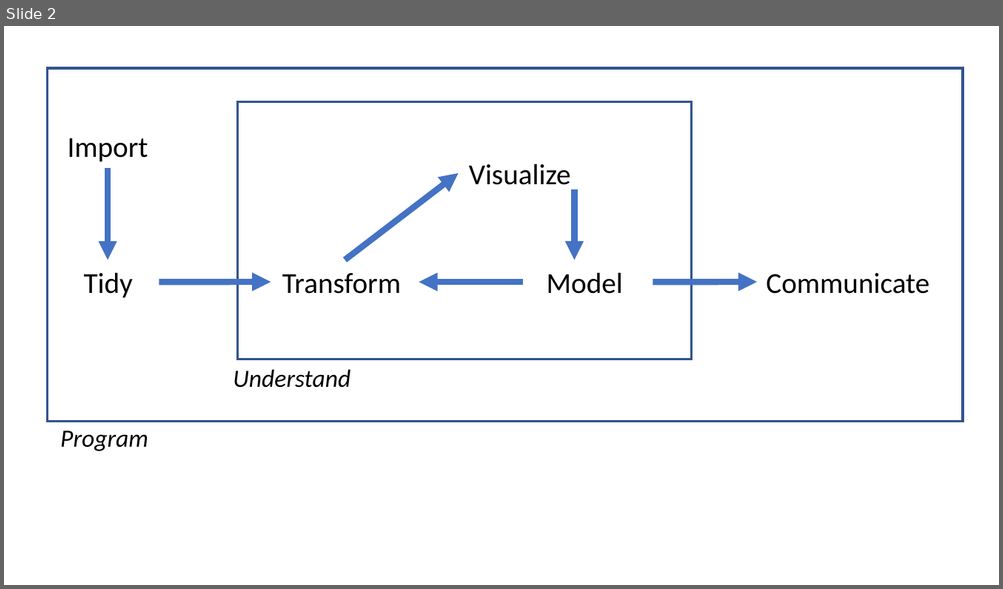
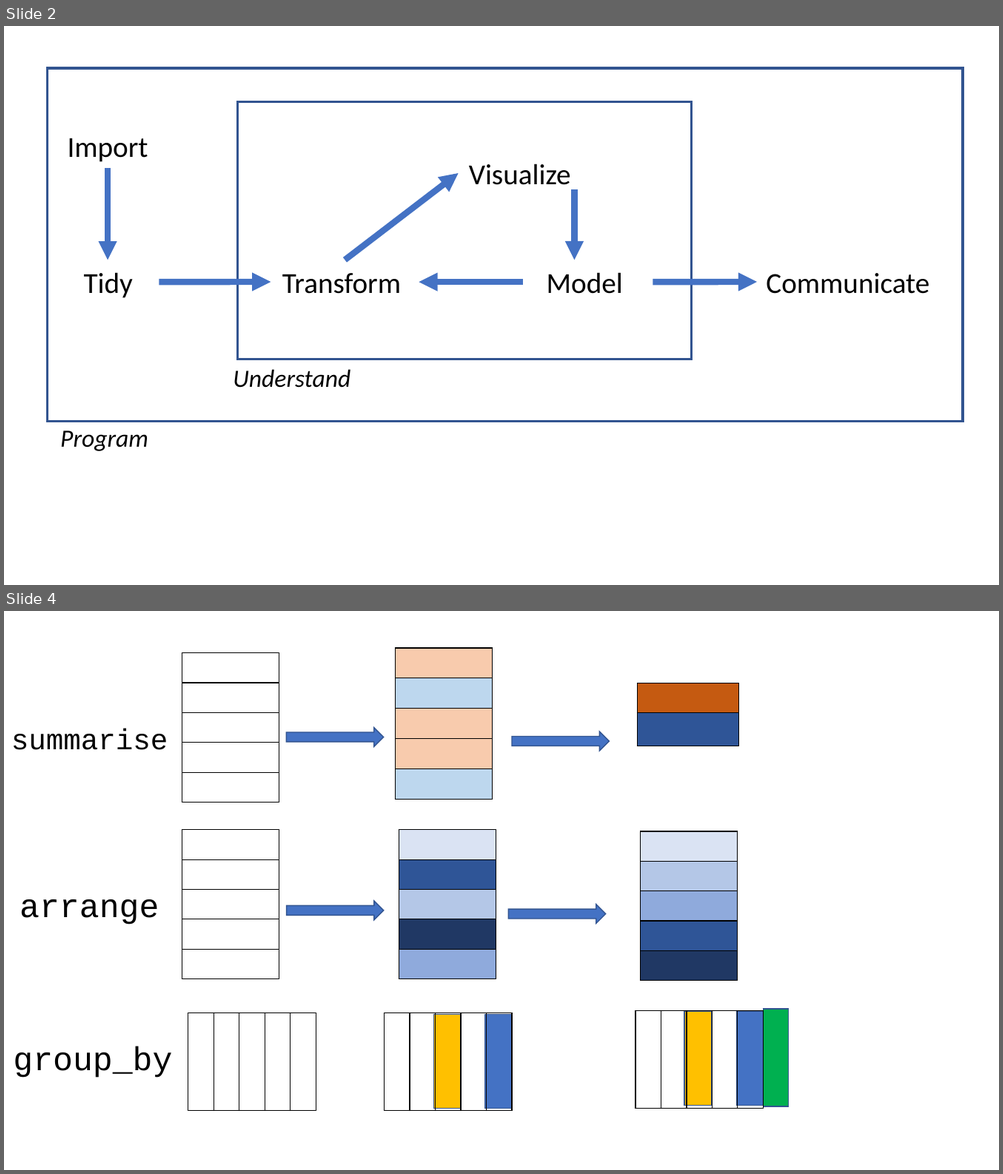
Before and after one commit to pridiltal/r4economists, a slide deck: fig/Presentation1.pptx. Shown one above the other, each under a label of ours: slide 2 before the commit, slides 2 and 4 after it; the slides between them are not shown. The pictures are 1003x589 and 1003x1174 pixels, drawn with LibreOffice and Linux fonts; fonts in the diff are those of the drawing. Boxes give left, top, right and bottom in pixels: in the first picture for what was removed or moved away, otherwise in the second. Text is boxed around its words. In the diff, an @@ line names an element or a change of style, - is before the commit and + after.

```diff
--- a/fig/Presentation1.pptx
+++ b/fig/Presentation1.pptx
@@ slide 4 added at (x1=4, y1=611, x2=999, y2=1170), background #FFFFFF @@
@@ table added at (x1=182, y1=652, x2=279, y2=802), 5 rows, 1 columns @@
+
+
+
+
+
@@ table added at (x1=395, y1=648, x2=492, y2=797), 5 rows, 1 columns @@
+
+
+
+
+
@@ table added at (x1=637, y1=684, x2=739, y2=746), 2 rows, 1 columns @@
+
+
@@ text added at (x1=11, y1=729, x2=168, y2=750), 28 pt, text #000000 @@
+summarise
@@ right arrow added at (x1=286, y1=727, x2=383, y2=747), fill #4472C4, outline #325491 1 pt @@
@@ right arrow added at (x1=512, y1=732, x2=609, y2=752), fill #4472C4, outline #325491 1 pt @@
@@ table added at (x1=182, y1=829, x2=279, y2=979), 5 rows, 1 columns @@
+
+
+
+
+
@@ table added at (x1=398, y1=829, x2=495, y2=979), 5 rows, 1 columns @@
+
+
+
+
+
@@ table added at (x1=640, y1=832, x2=737, y2=981), 5 rows, 1 columns @@
+
+
+
+
+
@@ text added at (x1=20, y1=900, x2=159, y2=925), 32 pt, text #000000 @@
+arrange
@@ right arrow added at (x1=287, y1=901, x2=384, y2=920), fill #4472C4, outline #325491 1 pt @@
@@ right arrow added at (x1=509, y1=904, x2=606, y2=923), fill #4472C4, outline #325491 1 pt @@
@@ rectangle added at (x1=762, y1=1009, x2=788, y2=1107), fill #00B050, outline #325491 1 pt @@
@@ table added at (x1=188, y1=1013, x2=315, y2=1111), 1 rows, 5 columns @@
+ |  |  |  | 
@@ table added at (x1=384, y1=1013, x2=511, y2=1111), 1 rows, 5 columns @@
+ |  |  |  | 
@@ rectangle added at (x1=434, y1=1014, x2=461, y2=1109), fill #FFC000, outline #325491 1 pt @@
@@ rectangle added at (x1=485, y1=1014, x2=512, y2=1109), fill #4472C4, outline #325491 1 pt @@
@@ table added at (x1=635, y1=1011, x2=762, y2=1109), 1 rows, 5 columns @@
+ |  |  |  | 
@@ rectangle added at (x1=685, y1=1011, x2=711, y2=1105), fill #FFC000, outline #325491 1 pt @@
@@ rectangle added at (x1=737, y1=1011, x2=763, y2=1105), fill #4472C4, outline #325491 1 pt @@
@@ text added at (x1=13, y1=1047, x2=172, y2=1078), 32 pt, text #000000 @@
+group_by
```
Also in this commit, not shown: 1 other slide added, 21 other files.
